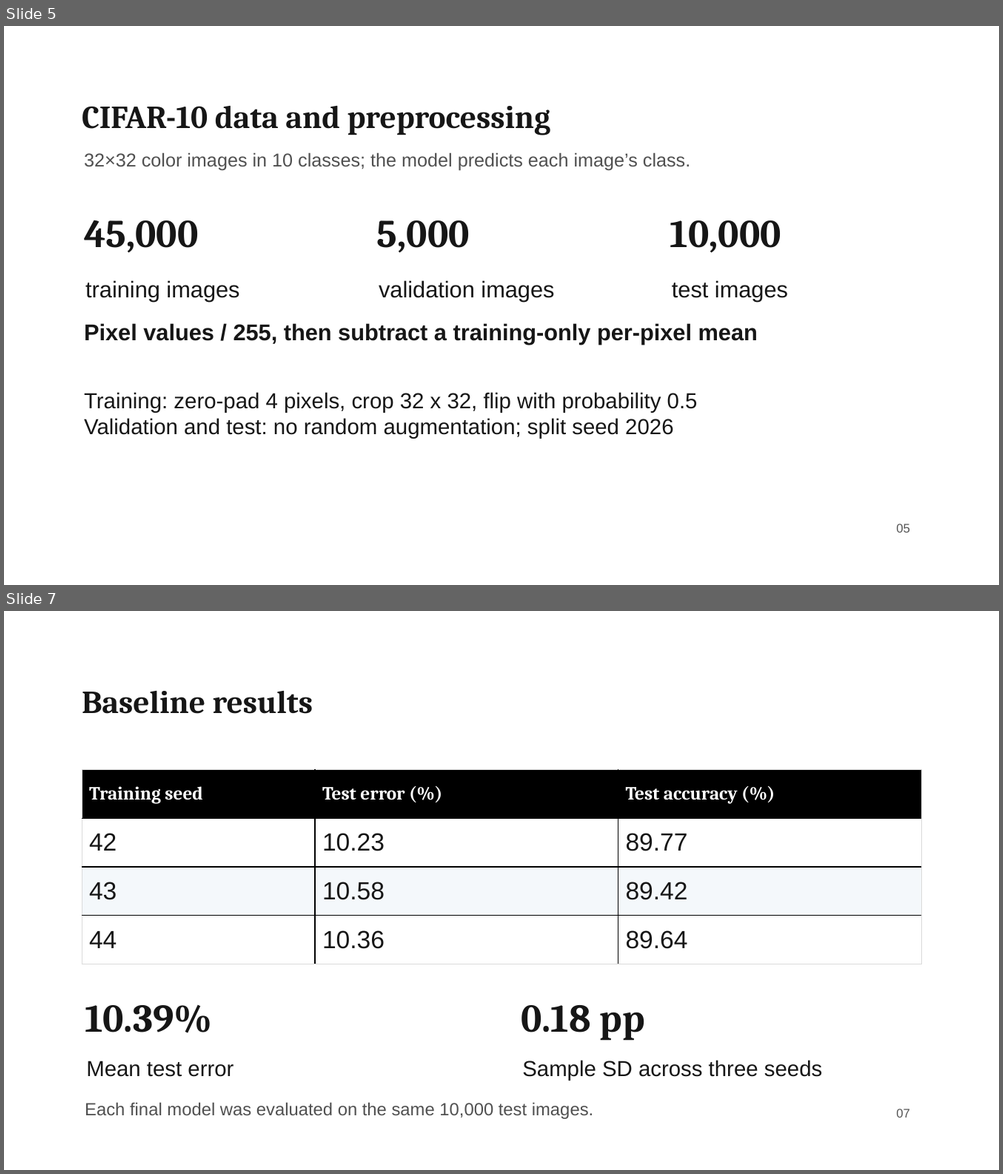
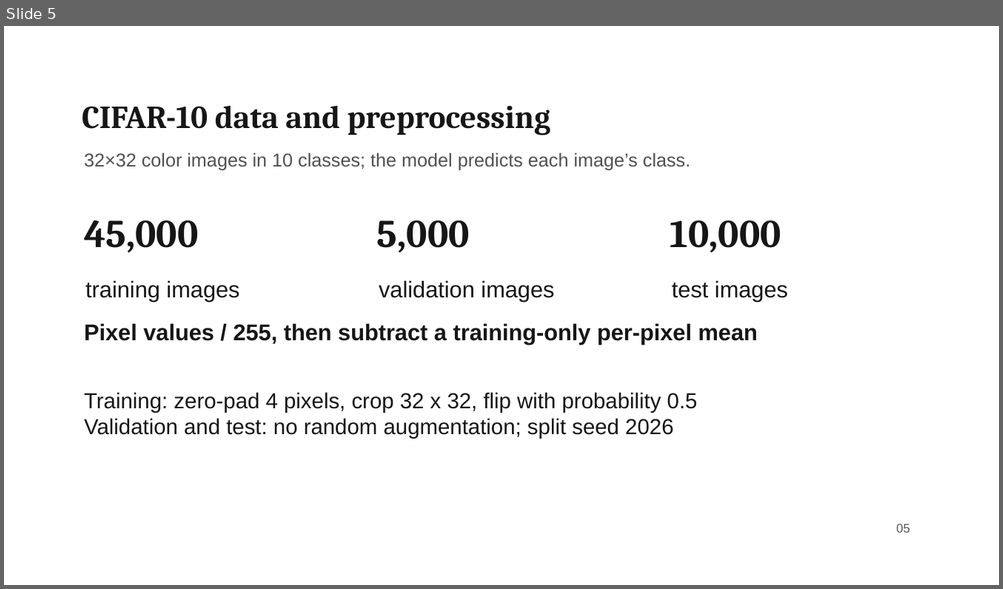
Before and after one commit to liuyanze910-svg/miae01-resnet-replication, a slide deck: docs/slides/week4_a_background_methods.pptx. Shown one above the other, each under a label of ours: slides 5 and 7 before the commit, slide 5 after it; the slides between them are not shown. The pictures are 1003x1174 and 1003x589 pixels, drawn with LibreOffice and Linux fonts; fonts in the diff are those of the drawing; background and template pictures are left out. Boxes give left, top, right and bottom in pixels: in the first picture for what was removed or moved away, otherwise in the second. Text is boxed around its words. In the diff, an @@ line names an element or a change of style, - is before the commit and + after.

```diff
--- a/docs/slides/week4_a_background_methods.pptx
+++ b/docs/slides/week4_a_background_methods.pptx
@@ slide 7 removed at bbox=[4, 611, 999, 1170], background picture (left out) @@
@@ text removed at bbox=[82, 690, 313, 714] @@
-Baseline results
@@ table removed at bbox=[82, 769, 920, 964], 4 rows, 3 columns @@
-Training seed | Test error (%) | Test accuracy (%)
-42 | 10.23 | 89.77
-43 | 10.58 | 89.42
-44 | 10.36 | 89.64
@@ text removed at bbox=[85, 1005, 212, 1034] @@
-10.39%
@@ text removed at bbox=[521, 1005, 645, 1041] @@
-0.18 pp
@@ text removed at bbox=[86, 1061, 233, 1077] @@
-Mean test error
@@ text removed at bbox=[522, 1060, 822, 1081] @@
-Sample SD across three seeds
@@ text removed at bbox=[85, 1102, 593, 1119] @@
-Each final model was evaluated on the same 10,000 test images.
@@ text removed at bbox=[896, 1109, 910, 1118] @@
-07
```
Also in this commit, not shown: 2 slides changed, 1 other slide removed, 2 other files.
